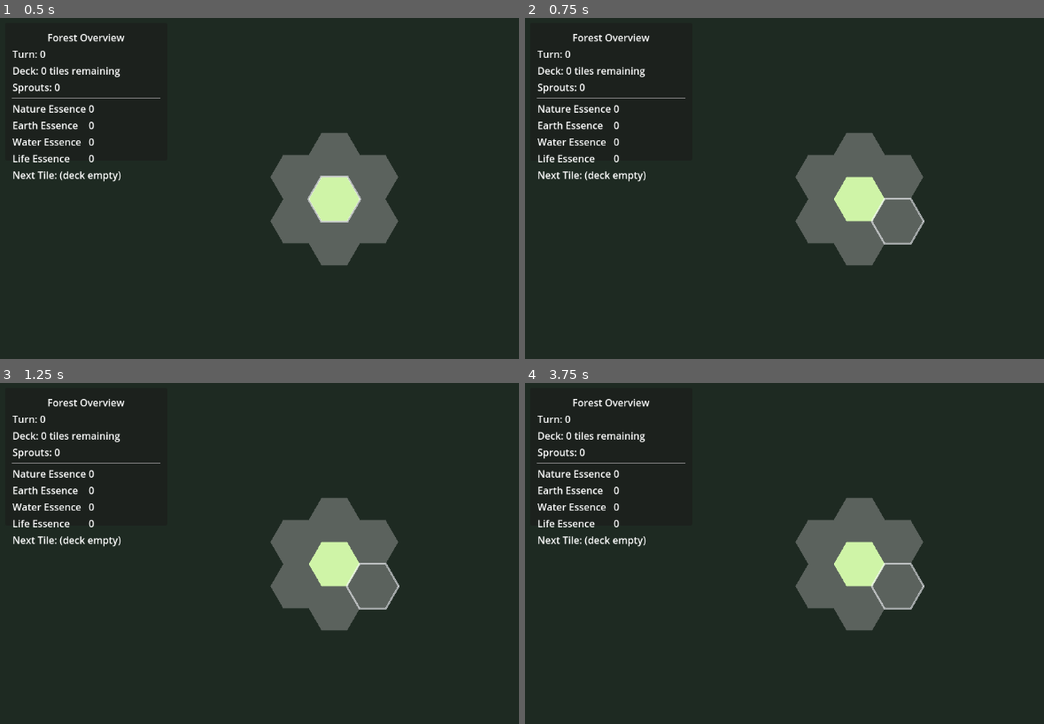
Above: before the commit, frames 1-4 (two rows, left to right).
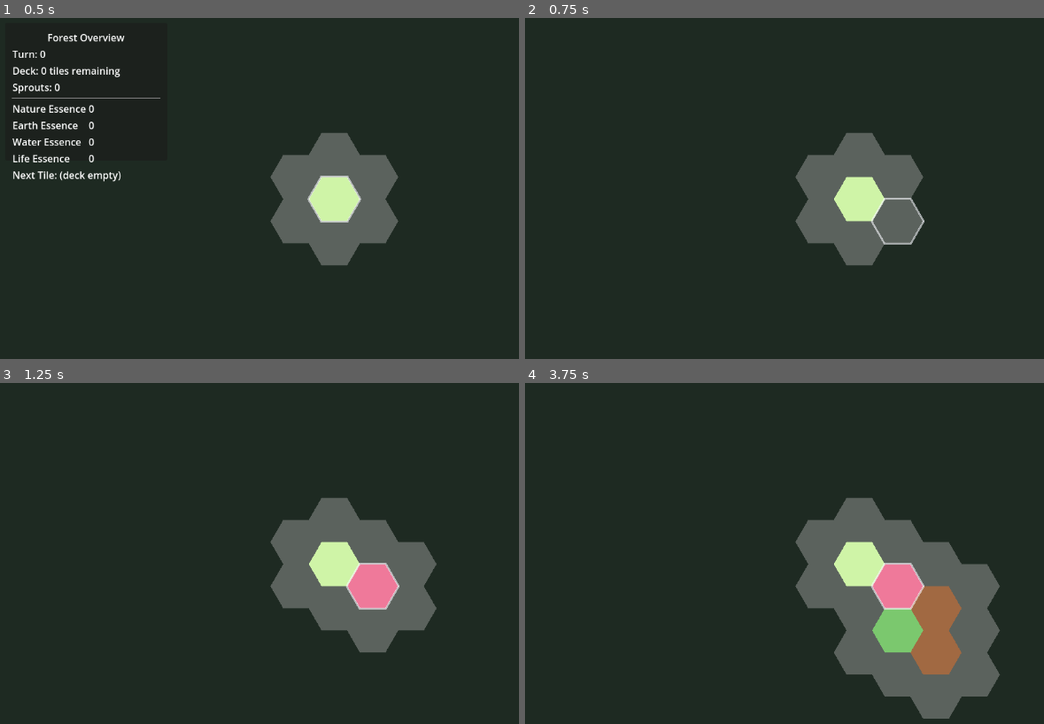
Above: after the commit, the same moments.

Repository: Millstreamu/BumbleJess
Game: Godot game, scene res://scenes/Main.tscn
The game is run twice, just before and just after one commit, with the same random seed, the same clock (stepped at 60 frames per second) and the same inputs.
Inputs:
- Up to frame 1 (0.5 s): no input
- Up to frame 2 (0.75 s): tap Enter at 0.5 s; hold Right (ui_right) from 0.53 s (still down); tap Tab at 0.6 s
- Up to frame 3 (1.25 s): keep holding Right (ui_right); tap Space (ui_accept) at 0.77 s
- Up to frame 4 (3.75 s): tap Space (ui_accept) at 1.25, 1.52, 2, 2.75, 3.02, 3.5 s; release Right (ui_right) at 1.28 s; hold Down (ui_down) 1.28-2.03 s; tap Tab every 0.75 s from 1.35 to 3.6 s; hold Right (ui_right) 2.03-2.78 s; hold Up (ui_up) 2.78-3.53 s; hold Left (ui_left) from 3.53 s (still down)

Frame 1 is identical in both runs. In frame 2, 1.7% of the frame differs, in the area x 2-31%, y 4-49%; in frame 3, 5.5%; in frame 4, 12%, in the area x 2-92%, y 4-99%.
Error before the commit: Trying to assign value of type 'RunState.gd' to a variable of type 'RunState.gd'. (res://scripts/input/InputController.gd:34)

Commit message:
Fix RunState typing conflict in InputController

Diff:
--- a/scripts/input/InputController.gd
+++ b/scripts/input/InputController.gd
@@ -6,11 +6,10 @@
 @export var turn_controller_path: NodePath
 
 const HexGrid := preload("res://scripts/grid/HexGrid.gd")
-const RunState := preload("res://scripts/core/RunState.gd")
 const TurnController := preload("res://src/systems/TurnController.gd")
 
 var _hex_grid: HexGrid
-var _run_state: RunState
+var _run_state
 var _turn_controller: TurnController
 
 const MOVE_VECTORS := {
